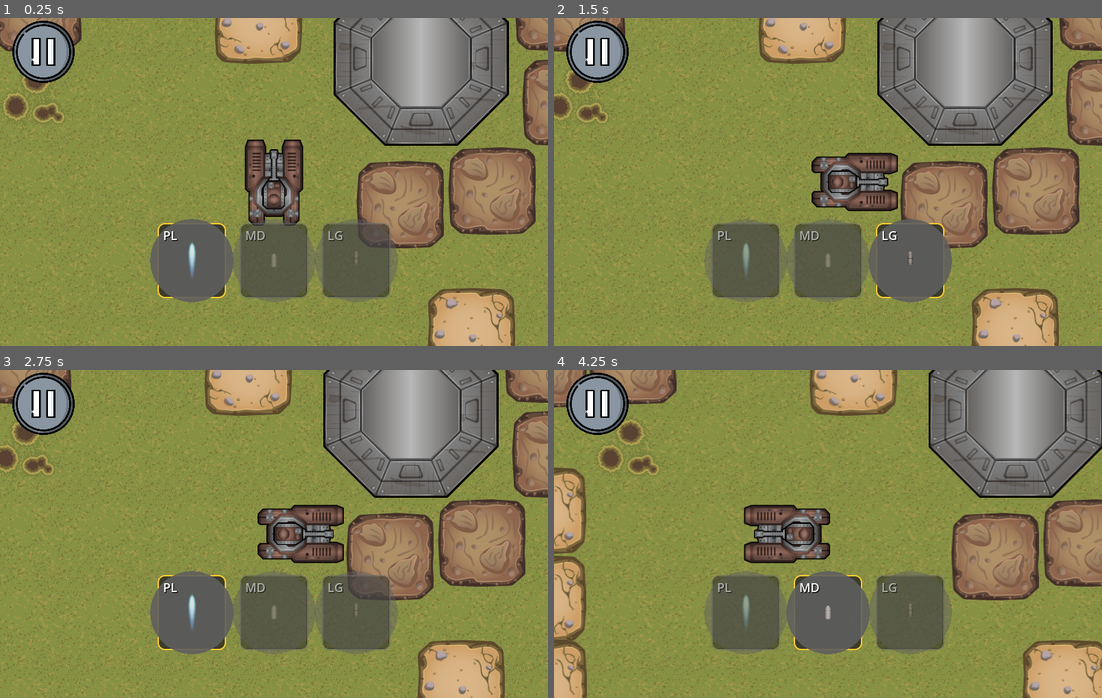
Above: before the commit, frames 1-4 (two rows, left to right).
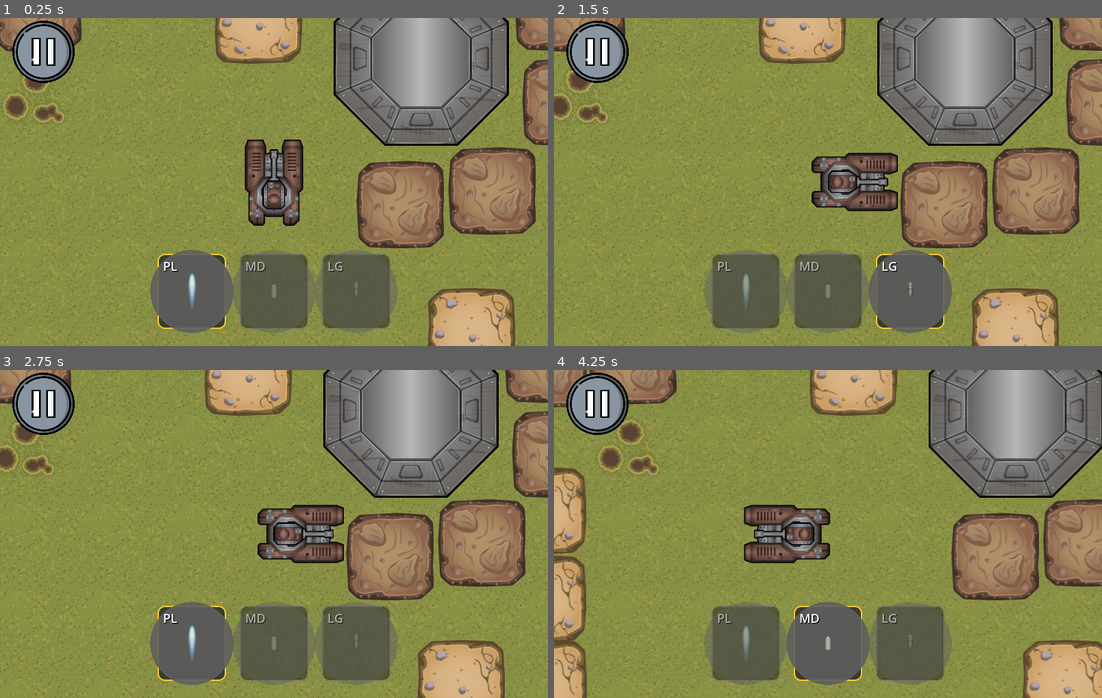
Above: after the commit, the same moments.

Repository: top-it-090304/Selyavi
Game: Godot game, scene res://scenes/Field.tscn
The game is run twice, just before and just after one commit, with the same random seed, the same clock (stepped at 60 frames per second) and the same inputs.
Inputs (mouse positions are in pixels of both pictures, inside the frame that each line leads up to):
- Up to frame 1 (0.25 s): no input
- Up to frame 2 (1.5 s): tap Enter at 0.5 s; move the mouse to (948, 165) at 0.52 s; hold D (move_right) 0.53-1.25 s; tap 1 (light_bullet) at 0.6 s; click (948, 165) at 0.67 s; drag from (718, 198) to (965, 57) at 1.27 s
- Up to frame 3 (2.75 s): tap Space at 2 s; move the mouse to (328, 461) at 2.02 s; hold D (move_right) from 2.03 s (still down); tap 3 (plasma) at 2.1 s; click (328, 461) at 2.17 s
- Up to frame 4 (4.25 s): release D (move_right) at 2.75 s; tap Enter at 2.75 s; drag from (800, 599) to (663, 484) at 2.77 s; tap Space at 3.5 s; move the mouse to (992, 583) at 3.52 s; hold A (move_left) from 3.53 s (still down); tap 2 (medium_bullet) at 3.6 s; click (992, 583) at 3.67 s

The runs differ from the first frame. In frame 1, 8.2% of the frame differs, in the area x 27-73%, y 61-97%; in frame 2, 8.3%; in frame 3, 8.2%; in frame 4, 8.3%.

Commit message:
The enemy's eyesight and accuracy have been changed

Diff:
--- a/scripts/HUD.gd
+++ b/scripts/HUD.gd
@@ -156,7 +156,7 @@
 	ammo_panel.set_anchors_and_offsets_preset(12)
 	ammo_panel.grow_horizontal = Control.GROW_DIRECTION_BOTH
 	ammo_panel.grow_vertical = Control.GROW_DIRECTION_BEGIN
-	ammo_panel.position.y -= 70 # Опустили пониже
+	ammo_panel.position.y -= 25 # Опустили максимально низко к краю
 	ammo_panel.alignment = BoxContainer.ALIGNMENT_CENTER
 	ammo_panel.add_theme_constant_override("separation", 20)
 
@@ -178,6 +178,7 @@
 		var bg = Panel.new()
 		bg.name = "BG"
 		bg.size = Vector2(100, 110)
+		bg.mouse_filter = Control.MOUSE_FILTER_IGNORE # Пропускаем нажатия к TouchArea
 		slot.add_child(bg)
 
 		# Базовый стиль слота (темный с закругленными углами)
@@ -210,21 +211,21 @@
 		label.add_theme_color_override("font_shadow_color", Color.BLACK)
 		slot.add_child(label)
 
-		# Невидимая кнопка (TouchScreenButton) для мультитача
-		var btn = TouchScreenButton.new()
-		btn.name = "Btn"
-		# Создаем прозрачную текстуру на весь слот, чтобы убрать дефолтные голубые круги Godot
-		var transparent_img = Image.create(100, 110, false, Image.FORMAT_RGBA8)
-		btn.texture_normal = ImageTexture.create_from_image(transparent_img)
-		slot.add_child(btn)
+		# Невидимая область для нажатия через gui_input (без встроенных эффектов "кругов")
+		var touch_area = Control.new()
+		touch_area.name = "TouchArea"
+		touch_area.set_anchors_and_offsets_preset(Control.PRESET_FULL_RECT)
+		slot.add_child(touch_area)
 
 		_ammo_buttons[i] = slot
 
-		# Подключение нажатия
-		btn.pressed.connect(func(): if _player:
-			if i == 0: _player._on_Plasma_pressed()
-			elif i == 1: _player._on_MediumShell_pressed()
-			elif i == 2: _player._on_SmallShell_pressed()
+		# Обработка нажатия (тач или мышь) без визуального фидбека
+		touch_area.gui_input.connect(func(event):
+			if (event is InputEventScreenTouch and event.pressed) or (event is InputEventMouseButton and event.pressed and event.button_index == MOUSE_BUTTON_LEFT):
+				if _player:
+					if i == 0: _player._on_Plasma_pressed()
+					elif i == 1: _player._on_MediumShell_pressed()
+					elif i == 2: _player._on_SmallShell_pressed()
 		)
 
 func _on_ammo_changed(type: int):
--- a/scripts/Tank/Enemy.gd
+++ b/scripts/Tank/Enemy.gd
@@ -28,6 +28,7 @@
 var _is_moving: bool = false
 var _normal_movement_volume: float = -20.0
 var _fire_rate: float = 1.0
+var _spread: float = 0.15 # Разброс пуль в радианах
 
 # Переменные для режима сканирования турели
 var _scan_angle: float = 0.0
@@ -45,6 +46,7 @@
 	_type_enemy = type as TypeEnemy
 	if is_inside_tree():
 		_apply_enemy_stats()
+		_setup_vision()
 
 func _ready():
 	add_to_group("enemies")
@@ -56,6 +58,7 @@
 
 	_gun = get_node("BodyTank/Gun")
 	_body = get_node("BodyTank")
+	_detection_area = get_node("DetectionArea")
 	_moving_sound = get_node("MovingSound")
 
 	_setup_damage_effects()
@@ -64,8 +67,8 @@
 		_randomize_enemy_type()
 
 	_apply_enemy_stats()
-
-	_detection_area = get_node("DetectionArea")
+	_setup_vision()
+
 	_current_state = State.PATROL
 	_player = get_node("/root/Field/PlayerTank")
 	_base = get_node("/root/Field/Base")
@@ -103,6 +106,7 @@
 			_max_hp = 50
 			_damage = 10
 			_fire_rate = 1.0
+			_spread = 0.25 # Большой разброс
 			_body.texture = load("res://assets/future_tanks/PNG/Hulls_Color_D/Hull_08.png")
 			_gun.texture = load("res://assets/future_tanks/PNG/Weapon_Color_D/Gun_05.png")
 			_gun.position = Vector2(0, 0)
@@ -114,6 +118,7 @@
 			_max_hp = 70
 			_damage = 25
 			_fire_rate = 1.2
+			_spread = 0.15 # Средний разброс
 			_body.texture = load("res://assets/future_tanks/PNG/Hulls_Color_D/Hull_01.png")
 			_gun.texture = load("res://assets/future_tanks/PNG/Weapon_Color_D/Gun_03.png")
 			_gun.position = Vector2(0, 35)
@@ -125,6 +130,7 @@
 			_max_hp = 100
 			_damage = 35
 			_fire_rate = 2.5
+			_spread = 0.1 # Высокая точность
 			_body.texture = load("res://assets/future_tanks/PNG/Hulls_Color_D/Hull_02.png")
 			_gun.texture = load("res://assets/future_tanks/PNG/Weapon_Color_D/Gun_08.png")
 			_gun.position = Vector2(0, 35)
@@ -136,16 +142,13 @@
 			_max_hp = 100
 			_damage = 40
 			_fire_rate = 1.5
+			_spread = 0.05 # Почти снайперская точность
 			_body.visible = true
 			_body.texture = load("res://assets/future_tanks/PNG/Hulls_Color_C/Hull_03.png")
 			_gun.texture = load("res://assets/future_tanks/PNG/Weapon_Color_C/Gun_01.png")
 			_gun.position = Vector2(0, 35)
 			if _moving_sound != null:
 				_moving_sound.stream = null
-			if _detection_area != null:
-				var shape = _detection_area.get_node("CollisionShape2D")
-				if shape != null and shape.shape is CircleShape2D:
-					shape.shape.radius = 600.0 # Видит игрока издалека
 
 func _configure_audio_players():
 	if _moving_sound != null:
@@ -369,7 +372,11 @@
 	var bullet = _bullet_scene.instantiate()
 	var direction_to_target = (target.global_position - _gun.global_position).normalized()
 	var gun_angle = direction_to_target.angle() + PI / 2
-	bullet.global_rotation = gun_angle
+
+	# Добавляем случайное отклонение (разброс)
+	var random_offset = randf_range(-_spread, _spread)
+	bullet.global_rotation = gun_angle + random_offset
+
 	bullet.global_position = _bullet_position.global_position
 	get_tree().root.add_child(bullet)
 
@@ -400,3 +407,51 @@
 func _randomize_enemy_type():
 	var values = [TypeEnemy.LIGHT, TypeEnemy.MEDIUM, TypeEnemy.HEAVY]
 	_type_enemy = values[randi() % values.size()]
+
+func _setup_vision():
+	if _detection_area == null or _gun == null: return
+
+	# Привязываем область обнаружения к пушке, чтобы зрение вращалось вместе с дулом
+	if _detection_area.get_parent() != _gun:
+		var old_p = _detection_area.get_parent()
+		if old_p: old_p.remove_child(_detection_area)
+		_gun.add_child(_detection_area)
+		_detection_area.position = Vector2.ZERO
+		_detection_area.rotation = 0
+
+	var short_r = 200.0
+	var long_r = 550.0
+
+	match _type_enemy:
+		TypeEnemy.LIGHT:
+			short_r = 180.0
+			long_r = 500.0
+		TypeEnemy.MEDIUM:
+			short_r = 220.0
+			long_r = 600.0
+		TypeEnemy.HEAVY:
+			short_r = 250.0
+			long_r = 650.0
+		TypeEnemy.STATIONARY:
+			short_r = 300.0
+			long_r = 850.0
+
+	# Настройка базового круга (всенаправленное зрение/слух)
+	var base_col = _detection_area.get_node_or_null("CollisionShape2D")
+	if base_col and base_col.shape is CircleShape2D:
+		base_col.shape = base_col.shape.duplicate() # Чтобы не менять радиус у других типов
+		base_col.shape.radius = short_r
+
+	# Настройка направленного зрения (вытянутая капсула вперед)
+	var long_col = _detection_area.get_node_or_null("LongVision")
+	if long_col == null:
+		long_col = CollisionShape2D.new()
+		long_col.name = "LongVision"
+		_detection_area.add_child(long_col)
+
+	var capsule = CapsuleShape2D.new()
+	capsule.radius = 100.0
+	capsule.height = long_r
+	long_col.shape = capsule
+	# Смещаем капсулу так, чтобы она торчала вперед от танка
+	long_col.position = Vector2(0, -long_r / 2)
